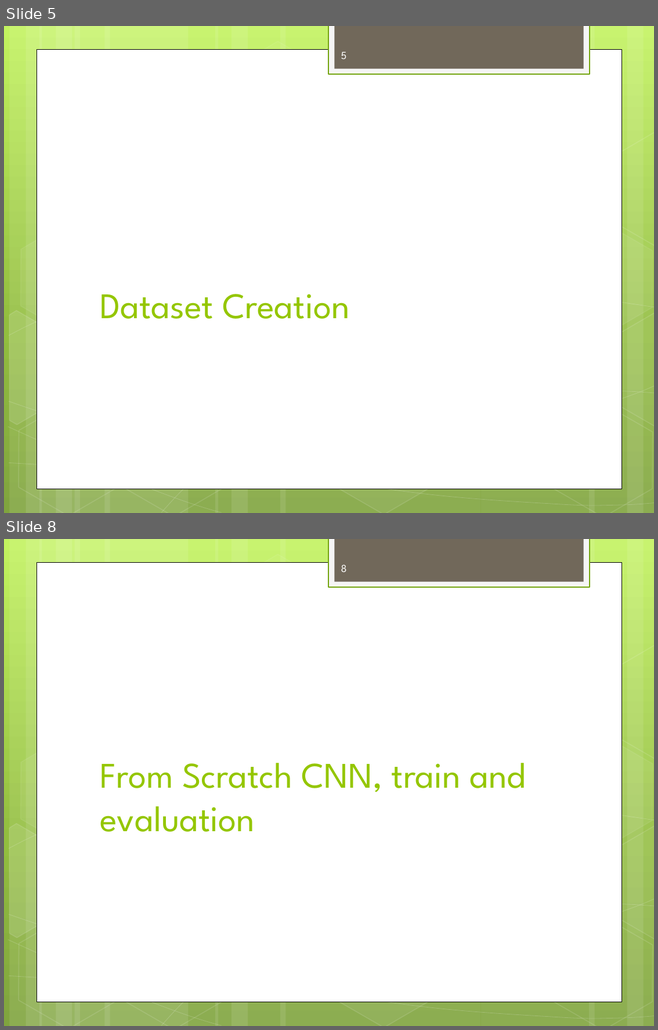
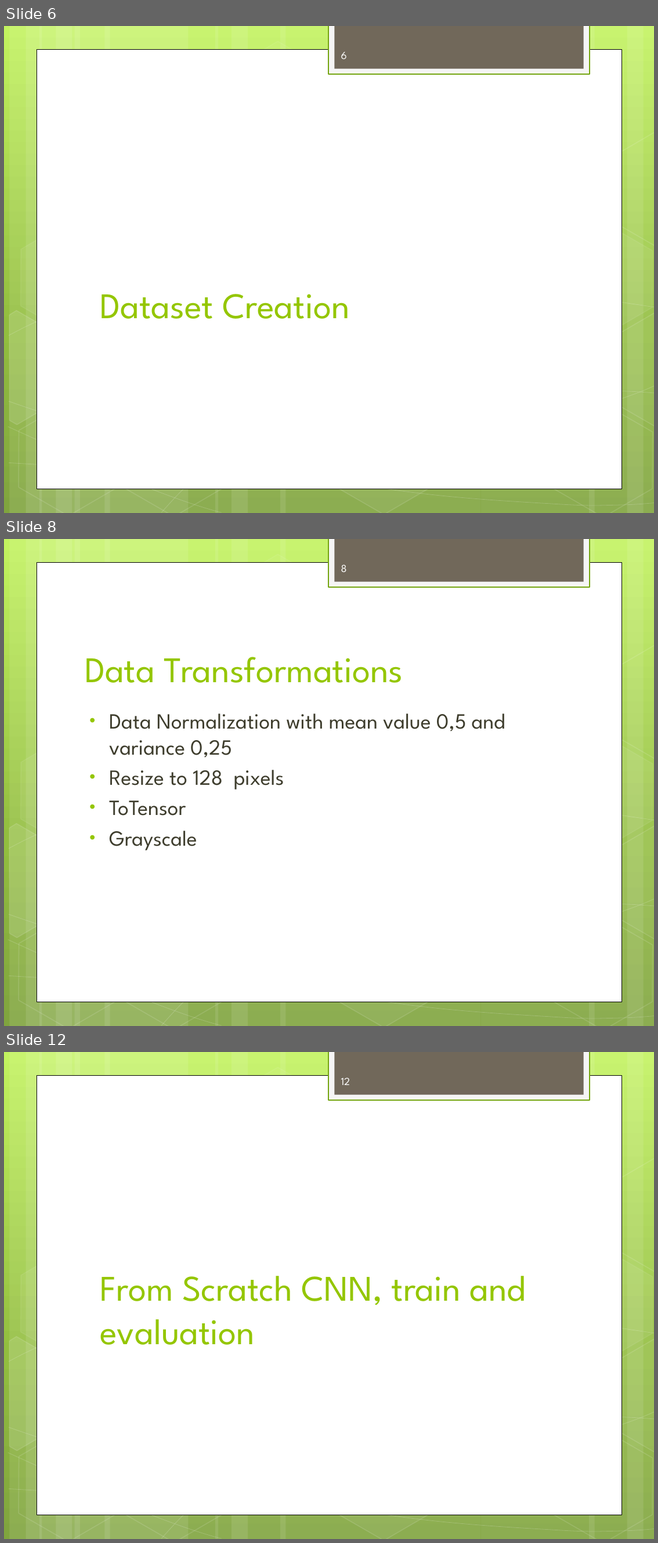
Before and after one commit to RaiMar96/AdversarialAttacksAndInterpretability-covid-chestxray-, a slide deck: docs/ProjectOverview.pptx. Shown one above the other, each under a label of ours: slides 5 and 8 before the commit, slides 6, 8 and 12 after it; the slides between them are not shown. The pictures are 658x1030 and 658x1543 pixels, drawn with LibreOffice and Linux fonts; fonts in the diff are those of the drawing. Boxes give left, top, right and bottom in pixels: in the first picture for what was removed or moved away, otherwise in the second. Text is boxed around its words. In the diff, an @@ line names an element or a change of style, - is before the commit and + after.

```diff
--- a/docs/ProjectOverview.pptx
+++ b/docs/ProjectOverview.pptx
@@ slide 8 added at box(4, 539, 654, 1026), background gradient #C3F35F to #93BF3F to #81A53E; not listed: 31 template elements that a slide beside it also shows @@
@@ page number added at box(341, 565, 347, 572), 12 pt, text #FEFEFE @@
+8
@@ title added at box(85, 657, 402, 683), 40 pt, text #94C600 @@
+Data Transformations
@@ text added at box(109, 714, 505, 850), 24 pt, text #3E3D2D @@
+• Data Normalization with mean value 0,5 and variance 0,25
+• Resize to 128 pixels
+• ToTensor
+• Grayscale
@@ what was slide 5 is now slide 6 @@
@@ page number at box(341, 52, 347, 59): text changed @@
-5
+6
@@ what was slide 8 is now slide 12 @@
@@ page number at box(341, 1078, 350, 1085): text changed @@
-8
+12
```
Also in this commit, not shown: 6 slides changed, 8 other slides added, 3 slides removed, 2 other files.
